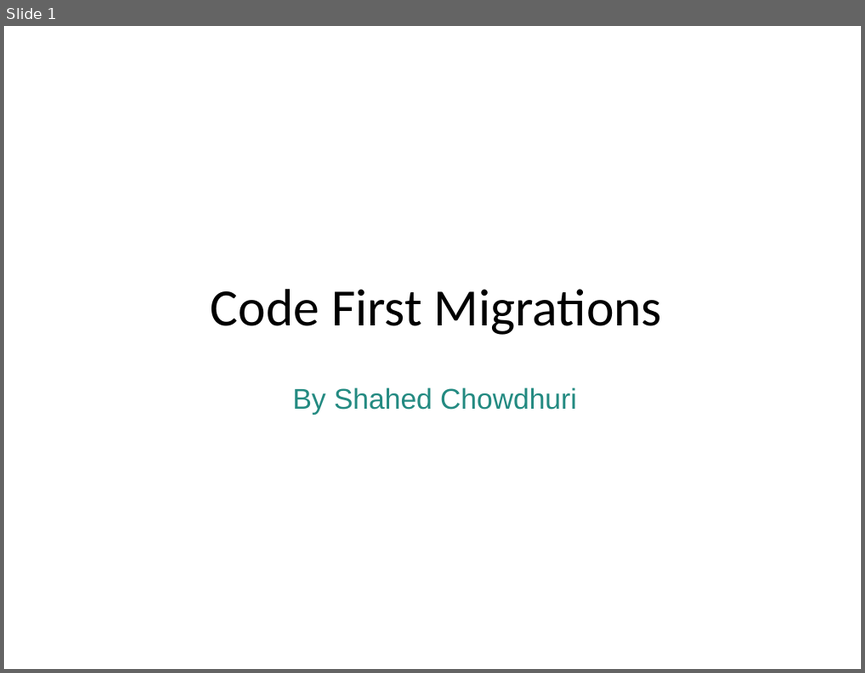
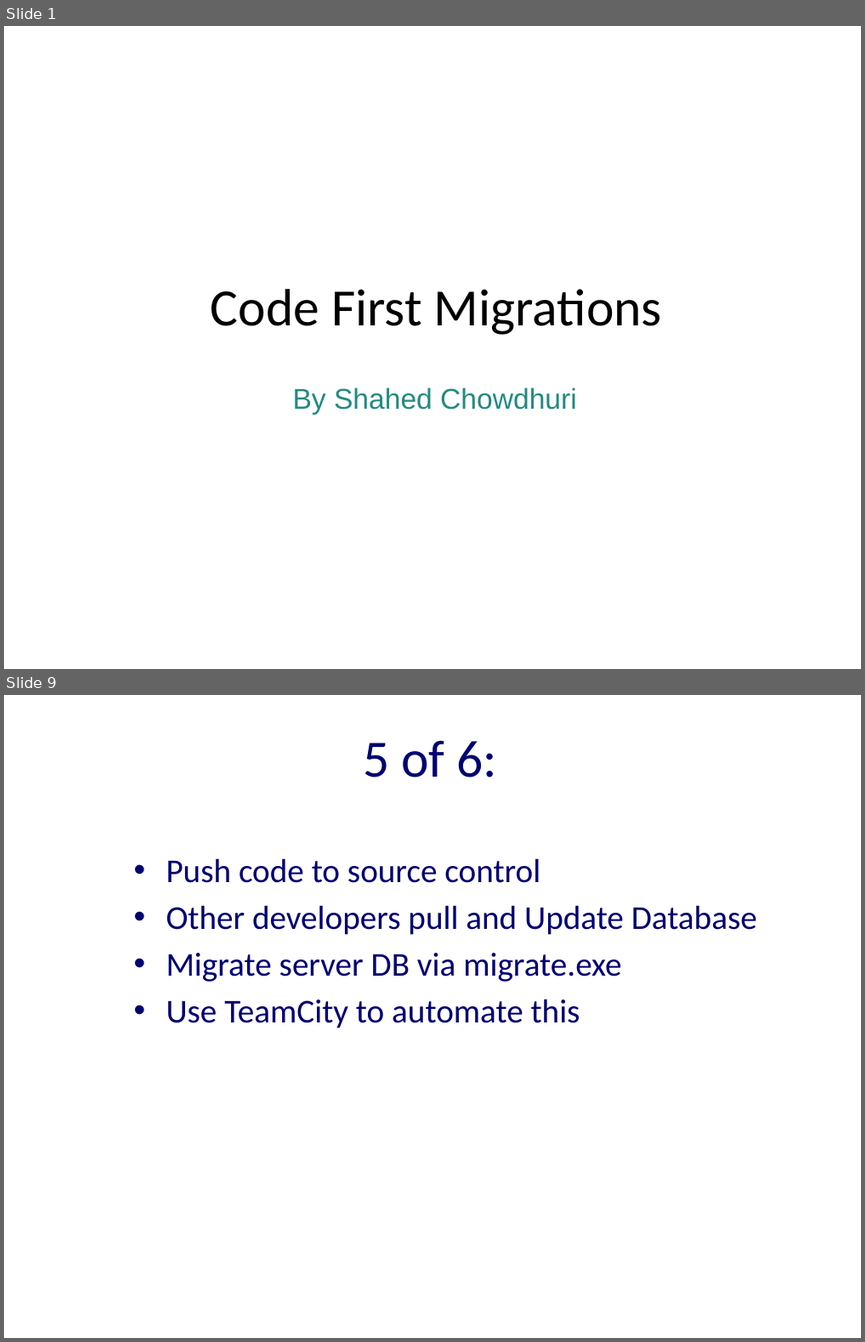
Before and after one commit to excellalabs/ExcellaLean, a slide deck: _presentations/CodeFirstMigrations.pptx. Shown one above the other, each under a label of ours: slide 1 before the commit, slides 1 and 9 after it; the slides between them are not shown. The pictures are 865x673 and 865x1342 pixels, drawn with LibreOffice and Linux fonts; fonts in the diff are those of the drawing; background and template pictures are left out. Boxes give left, top, right and bottom in pixels: in the first picture for what was removed or moved away, otherwise in the second. Text is boxed around its words. In the diff, an @@ line names an element or a change of style, - is before the commit and + after.

```diff
--- a/_presentations/CodeFirstMigrations.pptx
+++ b/_presentations/CodeFirstMigrations.pptx
@@ slide 9 added at bbox=[4, 695, 861, 1338], background #FFFFFF @@
@@ title added at bbox=[363, 740, 497, 777], 44 pt, text #000072 @@
+5 of 6:
@@ text added at bbox=[166, 858, 757, 1028], 28 pt, text #000072 @@
+• Push code to source control
+• Other developers pull and Update Database
+• Migrate server DB via migrate.exe
+• Use TeamCity to automate this
```
Also in this commit, not shown: 1 slide changed, 11 other slides added, 2 slides removed.
